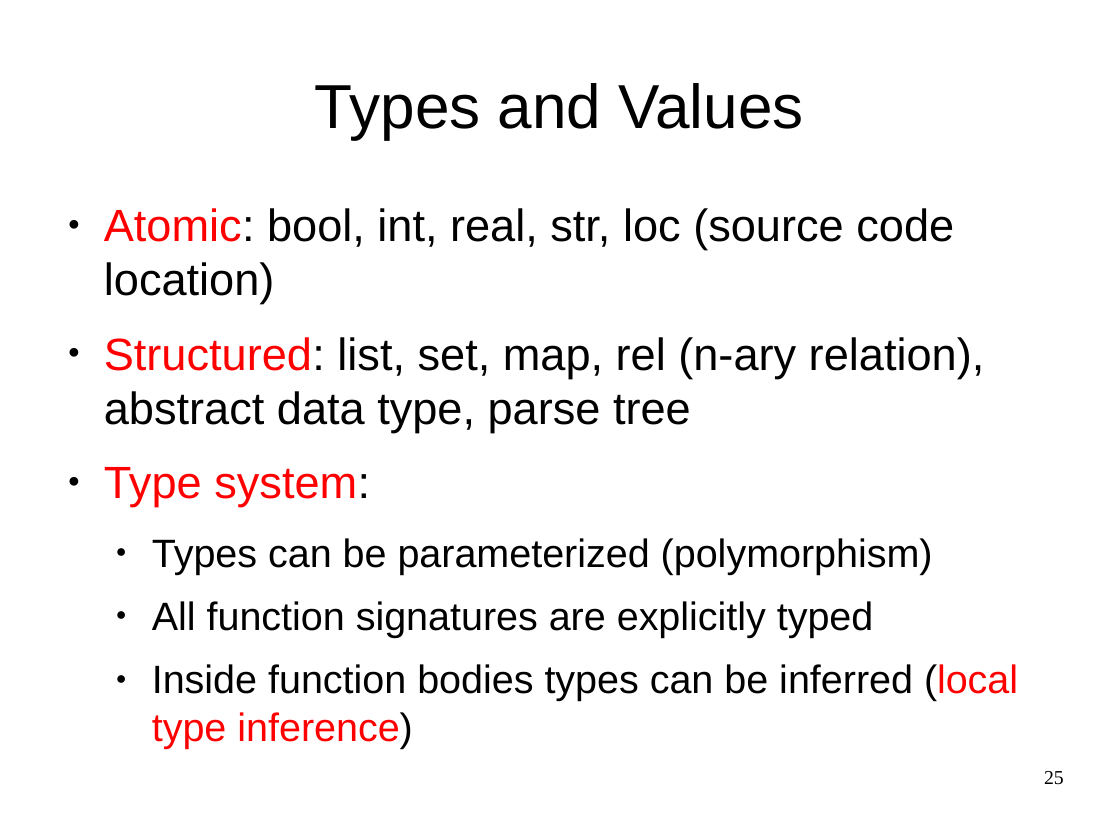
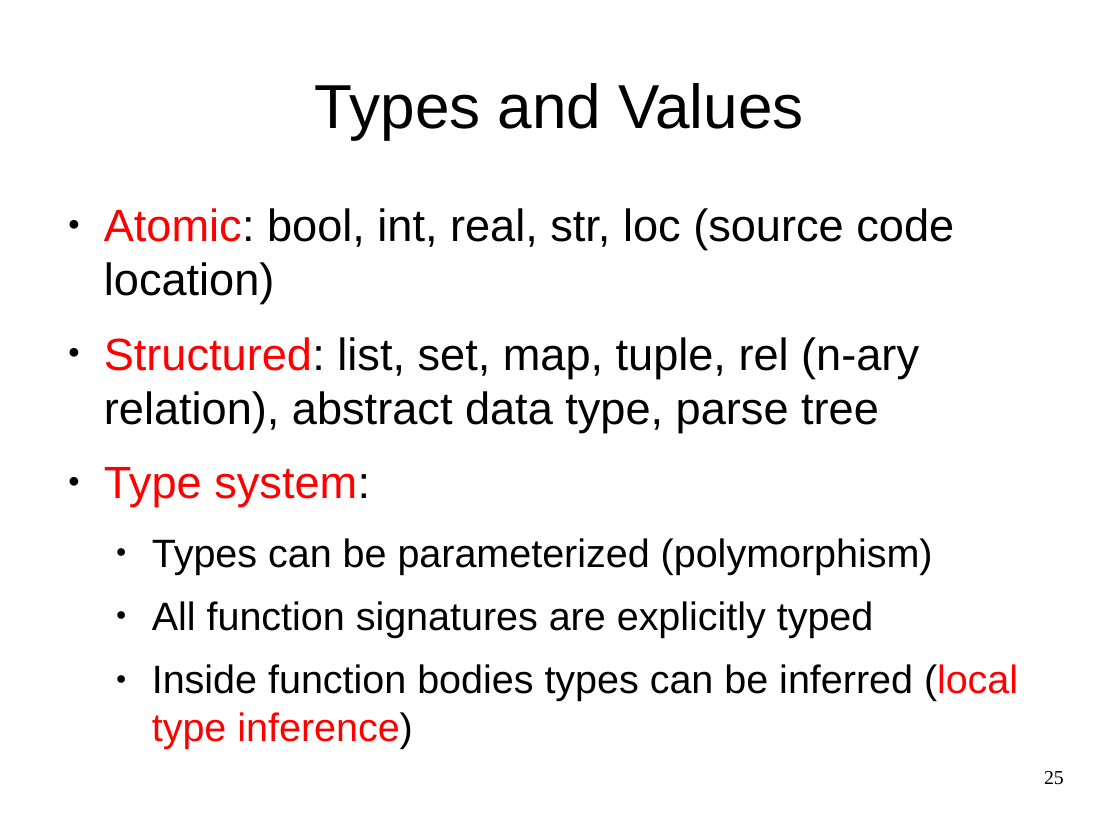
Before and after one commit to cwi-swat/meta-environment, a slide deck: slide 25 of meta-doc/analysis/rascal-slides/rascal-slides.odp. Drawn at 1120x840 pixels with LibreOffice and Linux fonts; fonts in the diff are those of the drawing; background and template pictures are left out. Boxes give left, top, right and bottom in pixels: in the first picture for what was removed or moved away, otherwise in the second. Text is boxed around its words. In the diff, an @@ line names an element or a change of style, - is before the commit and + after.

```diff
--- a/meta-doc/analysis/rascal-slides/rascal-slides.odp
+++ b/meta-doc/analysis/rascal-slides/rascal-slides.odp
@@ text at bbox=[104, 337, 919, 432]: text changed @@
-● Structured: list, set, map, rel (n-ary relation), abstract data type, parse tree
+● Structured: list, set, map, tuple, rel (n-ary relation), abstract data type, parse tree
```
Also in this commit, not shown: 9 other slides changed.
